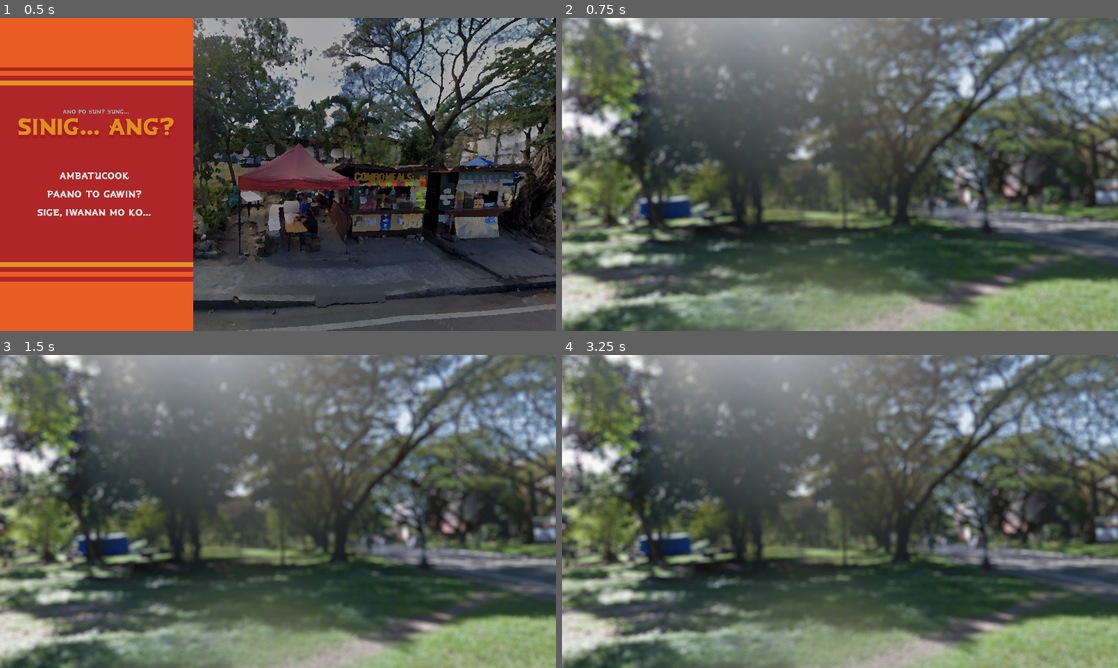
Above: before the commit, frames 1-4 (two rows, left to right).
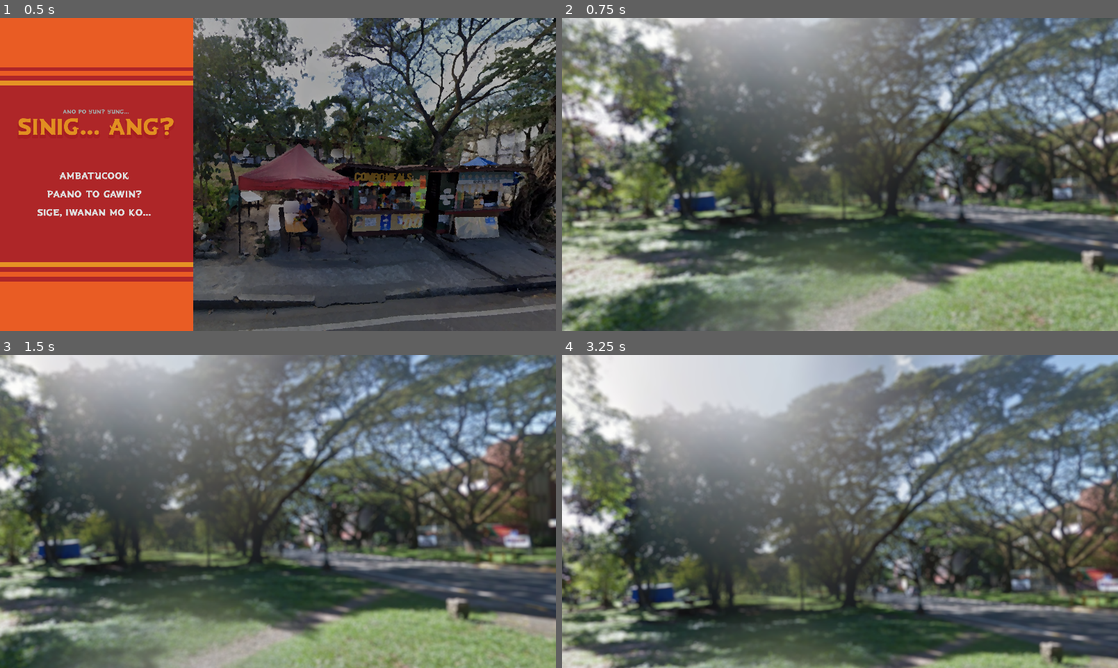
Above: after the commit, the same moments.

Repository: FlamingHerb/develup-chapter-1-quest
Game: Godot game, scene res://scenes/main_menu.tscn
Same seed, same stepped clock (60 frames per second), same inputs: the game is played once before the commit and once after it. Sound files missing from this copy of the repository are replaced by a short silence.
Inputs (mouse positions are in pixels of both pictures, inside the frame that each line leads up to):
- Up to frame 1 (0.5 s): no input
- Up to frame 2 (0.75 s): click "Ambatucook" at 0.5 s
- Up to frame 3 (1.5 s): tap Enter at 1.25 s; move the mouse to (400, 495) at 1.27 s
- Up to frame 4 (3.25 s): move the mouse to (728, 527) at 2.02 s; move the mouse to (895, 442) at 2.77 s

Frame 1 is identical in both runs. In frame 2, 53% of the frame differs, in the area x 0-100%, y 0-100%; in frame 3, 61%; in frame 4, 80%.

Commit message:
feat: working camera

Diff:
--- a/scenes/game_main.tscn
+++ b/scenes/game_main.tscn
@@ -1,7 +1,8 @@
-[gd_scene load_steps=3 format=3 uid="uid://b8ww0a1pvgtar"]
+[gd_scene load_steps=4 format=3 uid="uid://b8ww0a1pvgtar"]
 
 [ext_resource type="Script" path="res://scripts/game_main.gd" id="1_3ull0"]
 [ext_resource type="Texture2D" uid="uid://dtwqh87n4gtbd" path="res://graphics/game_main/background.png" id="2_uem3c"]
+[ext_resource type="Script" path="res://scripts/game_main/camera_2d.gd" id="3_ftt30"]
 
 [node name="GameMain" type="Node"]
 script = ExtResource("1_3ull0")
@@ -12,17 +13,21 @@
 anchor_top = 0.5
 anchor_right = 0.5
 anchor_bottom = 0.5
-offset_left = -960.0
-offset_top = -540.0
-offset_right = 960.0
-offset_bottom = 540.0
+offset_left = -800.0
+offset_top = -450.0
+offset_right = 800.0
+offset_bottom = 450.0
 grow_horizontal = 2
 grow_vertical = 2
 texture = ExtResource("2_uem3c")
+expand_mode = 2
 
-[node name="Camera2D" type="Camera2D" parent="."]
+[node name="GameCamera" type="Camera2D" parent="."]
 position = Vector2(576, 324)
-limit_left = -384
-limit_top = -216
-limit_right = 1536
-limit_bottom = 864
+limit_left = -224
+limit_top = -126
+limit_right = 1376
+limit_bottom = 774
+limit_smoothed = true
+position_smoothing_enabled = true
+script = ExtResource("3_ftt30")
--- /dev/null
+++ b/scripts/game_main/camera_2d.gd
@@ -0,0 +1,15 @@
+extends Camera2D
+
+const dead_zone: int = 100
+
+# Called when the node enters the scene tree for the first time.
+func _ready() -> void:
+	pass # Replace with function body.
+
+# Called every frame. 'delta' is the elapsed time since the previous frame.
+func _process(delta: float) -> void:
+	pass
+
+func _input(event: InputEvent) -> void:
+	if event is InputEventMouseMotion:
+		position = event.position
